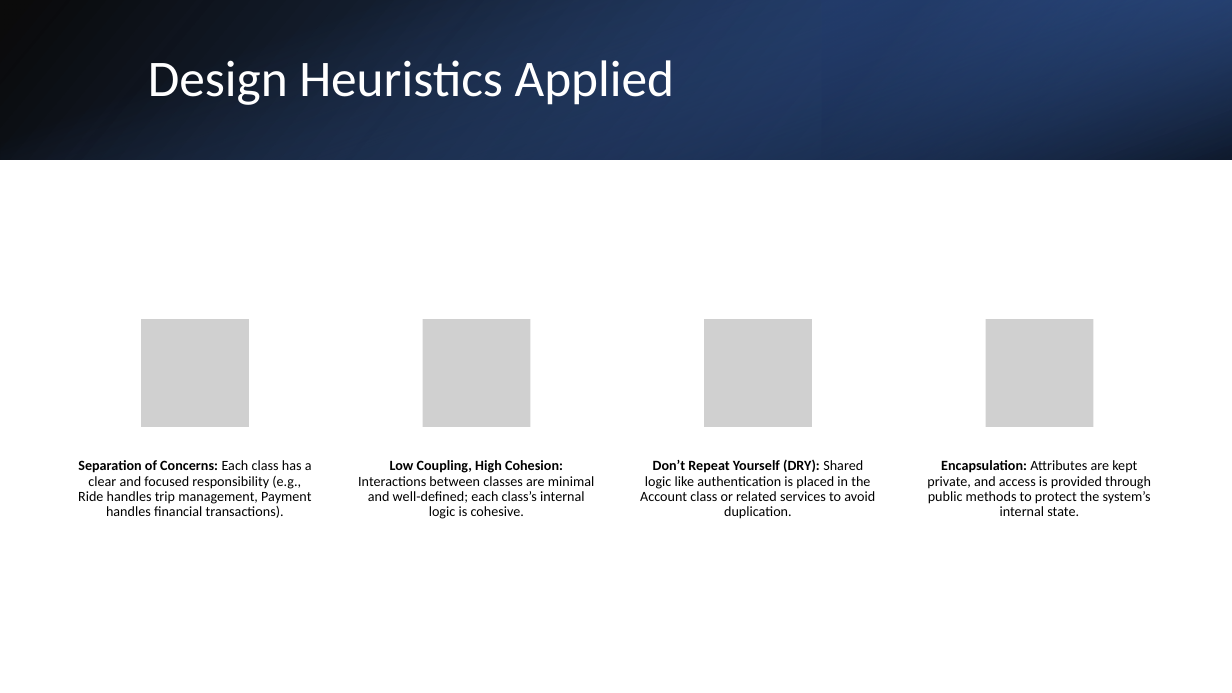
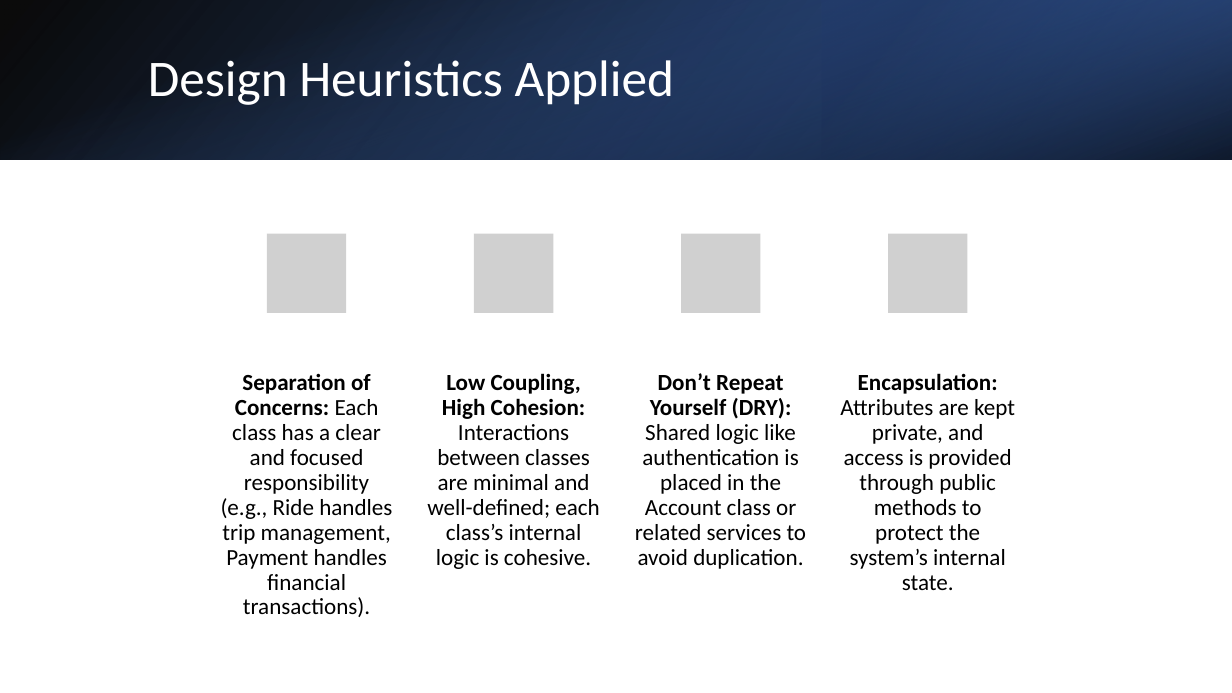
Before and after one commit to CheetoBuri/SE_SmartRide, a slide deck: slide 20 of 523K0010_523K0013.pptx. Drawn at 1232x693 pixels with LibreOffice and Linux fonts; fonts in the diff are those of the drawing; grey boxes stand for pictures. Boxes give left, top, right and bottom in pixels: in the first picture for what was removed or moved away, otherwise in the second. Text is boxed around its words. In the diff, an @@ line names an element or a change of style, - is before the commit and + after.

```diff
--- a/523K0010_523K0013.pptx
+++ b/523K0010_523K0013.pptx
@@ picture added at (x1=267, y1=234, x2=347, y2=313) @@
@@ picture resized from (x1=422, y1=319, x2=531, y2=427) to (x1=474, y1=234, x2=554, y2=313) @@
@@ picture resized from (x1=704, y1=319, x2=812, y2=427) to (x1=681, y1=234, x2=761, y2=313) @@
@@ picture added at (x1=888, y1=234, x2=968, y2=313) @@
@@ picture removed at (x1=141, y1=319, x2=250, y2=427) @@
@@ picture removed at (x1=986, y1=319, x2=1094, y2=427) @@
@@ size 11 to 18 pt; more space between paragraphs in 4 elements at (x1=635, y1=373, x2=807, y2=569), (x1=427, y1=373, x2=599, y2=569), (x1=840, y1=373, x2=1015, y2=590), (x1=221, y1=373, x2=392, y2=617) @@
@@ text "Separation of Concerns: Each class ..." moved from (x1=78, y1=460, x2=312, y2=518) to (x1=221, y1=373, x2=392, y2=617) @@
@@ text "Low Coupling, High Cohesion: Interactions ..." moved from (x1=358, y1=460, x2=595, y2=519) to (x1=427, y1=373, x2=599, y2=569) @@
@@ text "Don’t Repeat Yourself (DRY): Shared ..." moved from (x1=640, y1=459, x2=875, y2=519) to (x1=635, y1=373, x2=807, y2=569) @@
@@ text "Encapsulation: Attributes are kept private, ..." moved from (x1=927, y1=460, x2=1151, y2=516) to (x1=840, y1=373, x2=1015, y2=590) @@
```
Also in this commit, not shown: 12 other slides changed.
